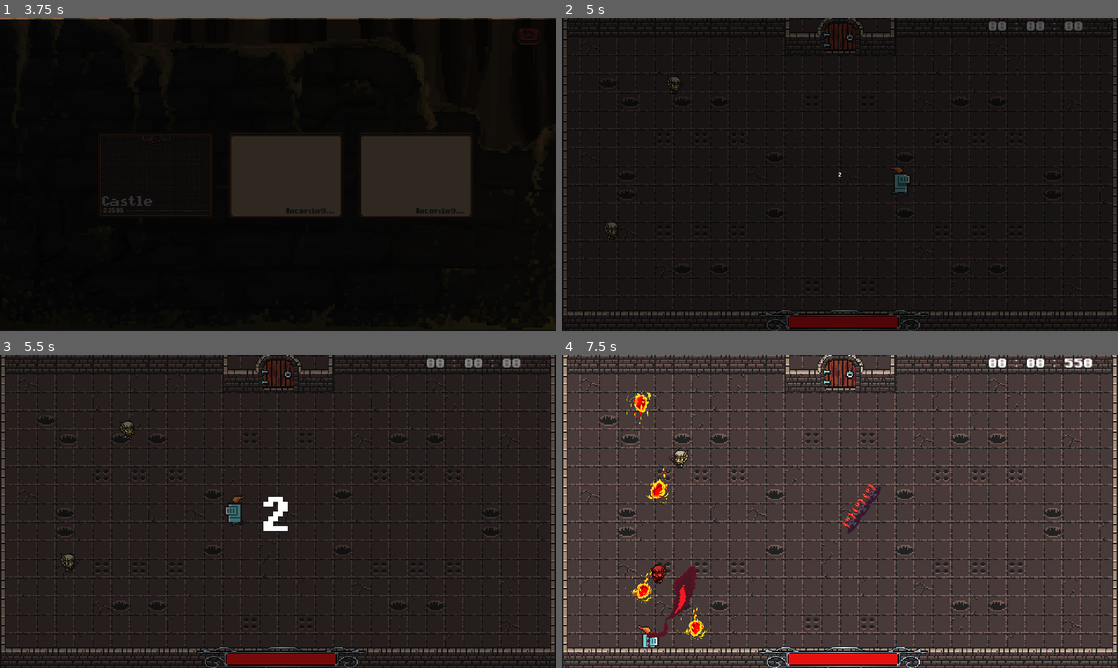
Above: before the commit, frames 1-4 (two rows, left to right).
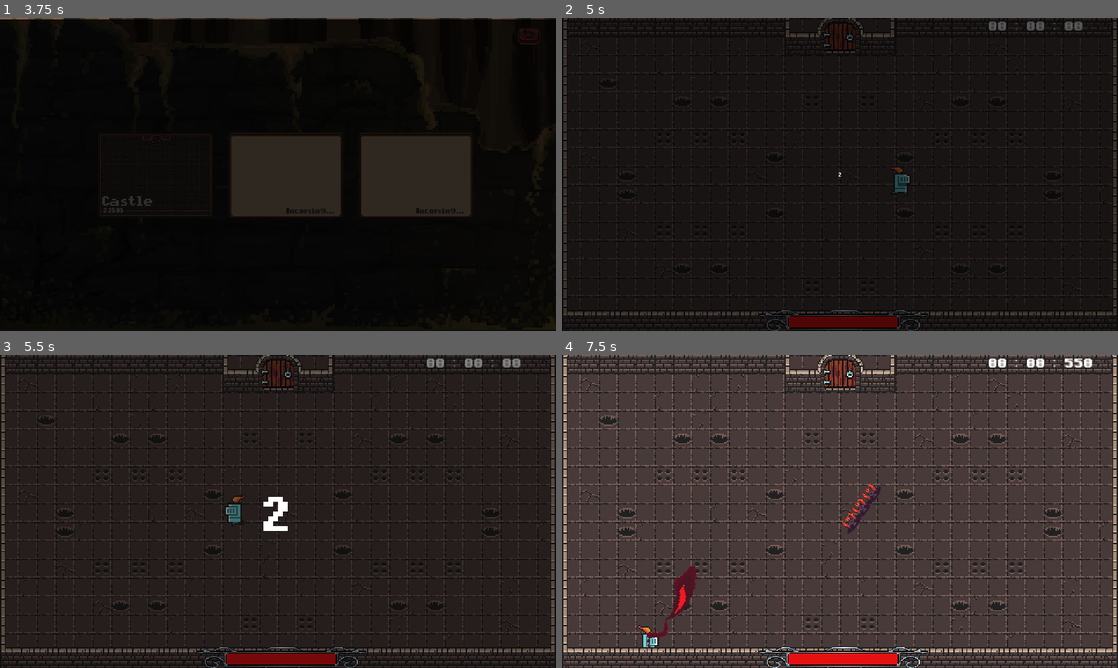
Above: after the commit, the same moments.

Repository: Thomas-Raveneau/SocialDungeons
Game: Godot game, scene res://Scenes/Menus/Main/Main.tscn
The game is run twice, just before and just after one commit, with the same random seed, the same clock (stepped at 60 frames per second) and the same inputs.
Inputs (mouse positions are in pixels of both pictures, inside the frame that each line leads up to):
- Up to frame 1 (3.75 s): click (278, 143) at 0.5 s; click (278, 143) at 1.25 s; move the mouse to (400, 158) at 2.02 s; hold D (move_right) 2.03-2.78 s; tap Shift (action_dash) at 2.1 s; move the mouse to (166, 190) at 2.77 s; hold S (move_down) 2.78-3.53 s; click (166, 190) at 2.85 s; move the mouse to (333, 105) at 3.52 s; hold D (move_right) from 3.53 s (still down); hold A (action_spell_02) from 3.53 s (still down)
- Up to frame 2 (5 s): move the mouse to (1073, 30) at 4.27 s; release D (move_right) at 4.28 s; release A (action_spell_02) at 4.28 s; hold Z (move_up) from 4.28 s (still down); tap C (action_spêll_03) at 4.35 s
- Up to frame 3 (5.5 s): move the mouse to (444, 558) at 5.02 s; release Z (move_up) at 5.03 s; hold Q (move_left) from 5.03 s (still down); tap Shift (action_dash) at 5.1 s
- Up to frame 4 (7.5 s): move the mouse to (673, 464) at 5.77 s; click (673, 464) at 5.85 s; move the mouse to (867, 511) at 6.52 s; release Q (move_left) at 6.53 s; hold S (move_down) 6.53-7.28 s; hold A (action_spell_02) 6.53-7.28 s; move the mouse to (756, 433) at 7.27 s; hold D (move_right) from 7.28 s (still down); tap C (action_spêll_03) at 7.35 s

Frame 1 is identical in both runs. In frame 2, 0.1% of the frame differs, in the area x 7-22%, y 18-72%; in frame 3, 0.2%; in frame 4, 0.9%, in the area x 10-27%, y 11-92%.

Commit message:
.

Diff:
--- a/Scenes/Maps/Castle/Rooms/Room_01.gd
+++ b/Scenes/Maps/Castle/Rooms/Room_01.gd
@@ -4,7 +4,7 @@
 
 # SCENES
 var mobs = [
-	preload("res://Scenes/Mobs/Mage.tscn"),
+#	preload("res://Scenes/Mobs/Mage.tscn"),
 	preload("res://Scenes/Mobs/WalkingMan.tscn")
 ]
 
--- a/Scenes/Maps/Castle/Rooms/Room_01.tscn
+++ b/Scenes/Maps/Castle/Rooms/Room_01.tscn
@@ -7,7 +7,6 @@
 [ext_resource path="res://Scenes/Maps/Castle/Rooms/Room_01.gd" type="Script" id=5]
 [ext_resource path="res://Scenes/Maps/Castle/Traps/FloorSpikes.tscn" type="PackedScene" id=6]
 [ext_resource path="res://Scenes/Maps/Castle/Traps/Hole.tscn" type="PackedScene" id=7]
-[ext_resource path="res://Scenes/Mobs/Mage.tscn" type="PackedScene" id=8]
 
 [sub_resource type="ConvexPolygonShape2D" id=1]
 points = PoolVector2Array( 64, 64, 0, 64, 0, 43.8283, 64, 43.8283 )
@@ -188,7 +187,6 @@
 
 [node name="Room_01" type="Node2D"]
 script = ExtResource( 5 )
-MOB_AMOUNT = 0
 
 [node name="Floor" type="TileMap" parent="."]
 tile_set = ExtResource( 1 )
@@ -293,13 +291,4 @@
 [node name="BottomRight" type="Position2D" parent="MobsSpawns"]
 position = Vector2( 1792, 896 )
 
-[node name="WalkingMan" parent="." instance=ExtResource( 7 )]
-position = Vector2( 235.717, 289.595 )
-
-[node name="Mage" parent="." instance=ExtResource( 8 )]
-position = Vector2( 352.453, 217.758 )
-
-[node name="Mage2" parent="." instance=ExtResource( 8 )]
-position = Vector2( 134.696, 727.356 )
-
 [connection signal="timeout" from="MobSpawnDelay" to="." method="_on_MobSpawnDelay_timeout"]
--- a/Scenes/Maps/Castle/Rooms/Room_02.gd
+++ b/Scenes/Maps/Castle/Rooms/Room_02.gd
@@ -4,7 +4,7 @@
 
 # SCENES
 var mobs = [
-	preload("res://Scenes/Mobs/Mage.tscn"),
+#	preload("res://Scenes/Mobs/Mage.tscn"),
 	preload("res://Scenes/Mobs/WalkingMan.tscn")
 ]
 
--- a/Scenes/Maps/Castle/Rooms/Room_03.gd
+++ b/Scenes/Maps/Castle/Rooms/Room_03.gd
@@ -4,7 +4,7 @@
 
 # SCENES
 var mobs = [
-	preload("res://Scenes/Mobs/Mage.tscn"),
+#	preload("res://Scenes/Mobs/Mage.tscn"),
 	preload("res://Scenes/Mobs/WalkingMan.tscn")
 ]
 
--- a/Scenes/Maps/Castle/Rooms/Room_04.gd
+++ b/Scenes/Maps/Castle/Rooms/Room_04.gd
@@ -4,7 +4,7 @@
 
 # SCENES
 var mobs = [
-	preload("res://Scenes/Mobs/Mage.tscn"),
+#	preload("res://Scenes/Mobs/Mage.tscn"),
 	preload("res://Scenes/Mobs/WalkingMan.tscn")
 ]
 
--- a/Scenes/Mobs/WalkingMan.tscn
+++ b/Scenes/Mobs/WalkingMan.tscn
@@ -54,7 +54,6 @@
 position = Vector2( 0, -6 )
 frames = SubResource( 1 )
 animation = "idle"
-frame = 1
 playing = true
 
 [node name="Hitbox" type="CollisionShape2D" parent="."]
@@ -72,7 +71,6 @@
 
 [node name="UnSplitArea" type="Area2D" parent="."]
 visible = false
-scale = Vector2( 1, 1 )
 
 [node name="CollisionShape2D" type="CollisionShape2D" parent="UnSplitArea"]
 position = Vector2( -0.11225, -1.90819 )
Not shown: 1 places in Scenes/Maps/Castle/Rooms/Room_01.tscn that only renumber resources
